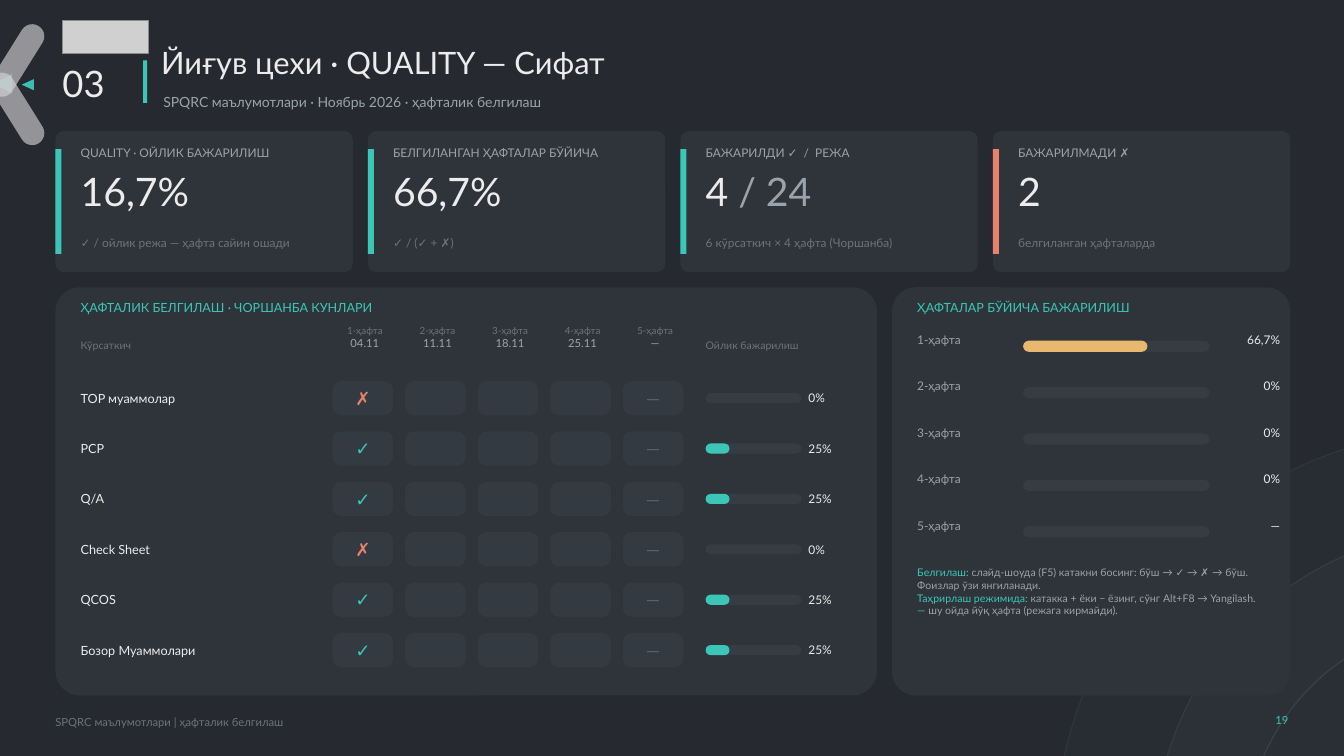
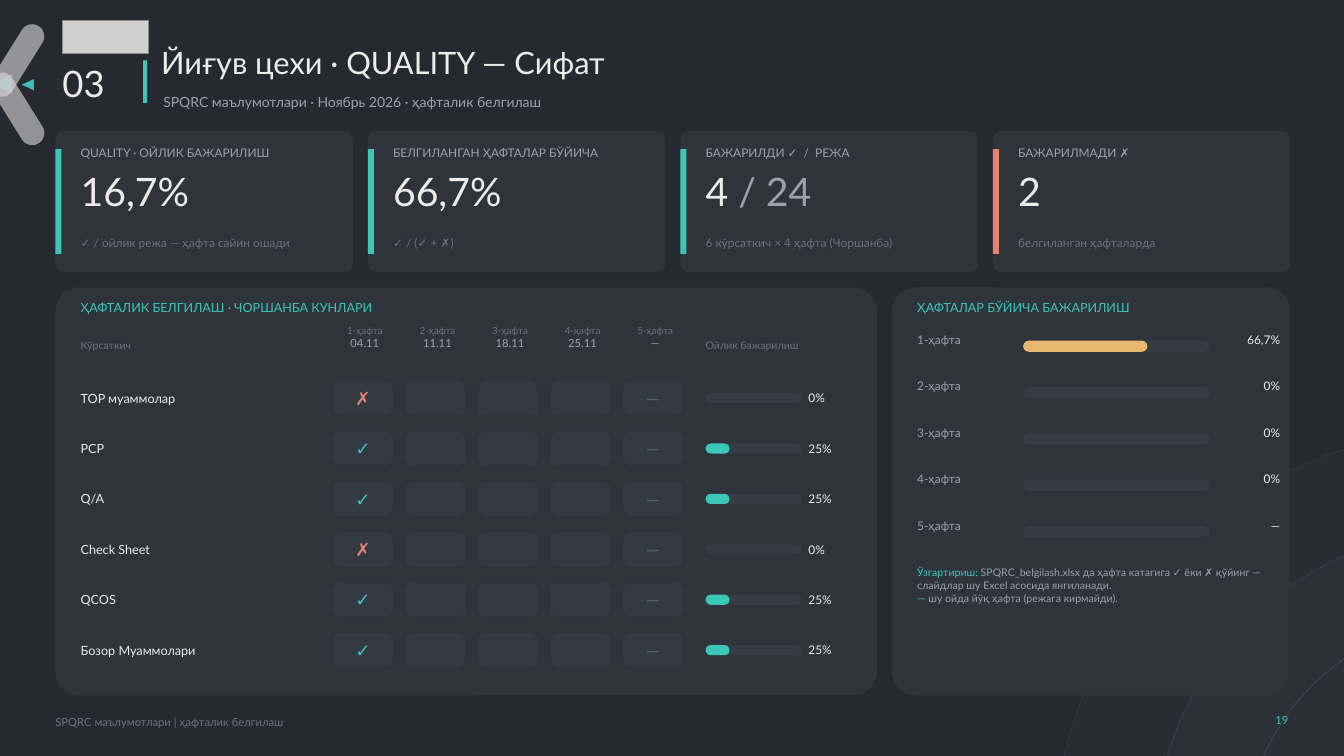
Before and after one commit to ula0740-ux/Loyha-, a slide deck: slide 19 of hisobot/spqrc/SPQRC_haftalik_shablon.pptx. Drawn at 1344x756 pixels with LibreOffice and Linux fonts; fonts in the diff are those of the drawing; grey boxes stand for pictures. Boxes give left, top, right and bottom in pixels: in the first picture for what was removed or moved away, otherwise in the second. Text is boxed around its words. In the diff, an @@ line names an element or a change of style, - is before the commit and + after.

```diff
--- a/hisobot/spqrc/SPQRC_haftalik_shablon.pptx
+++ b/hisobot/spqrc/SPQRC_haftalik_shablon.pptx
@@ text at [917,568,1250,591]: text changed @@
-Белгилаш: слайд-шоуда (F5) катакни босинг: бўш → ✓ → ✗ → бўш. Фоизлар ўзи янгиланади.
-Таҳрирлаш режимида: катакка + ёки − ёзинг, сўнг Alt+F8 → Yangilash.
+Ўзгартириш: SPQRC_belgilash.xlsx да ҳафта катагига ✓ ёки ✗ қўйинг — слайдлар шу Excel асосида янгиланади.
```
Also in this commit, not shown: 24 other slides changed, 5 other files.
